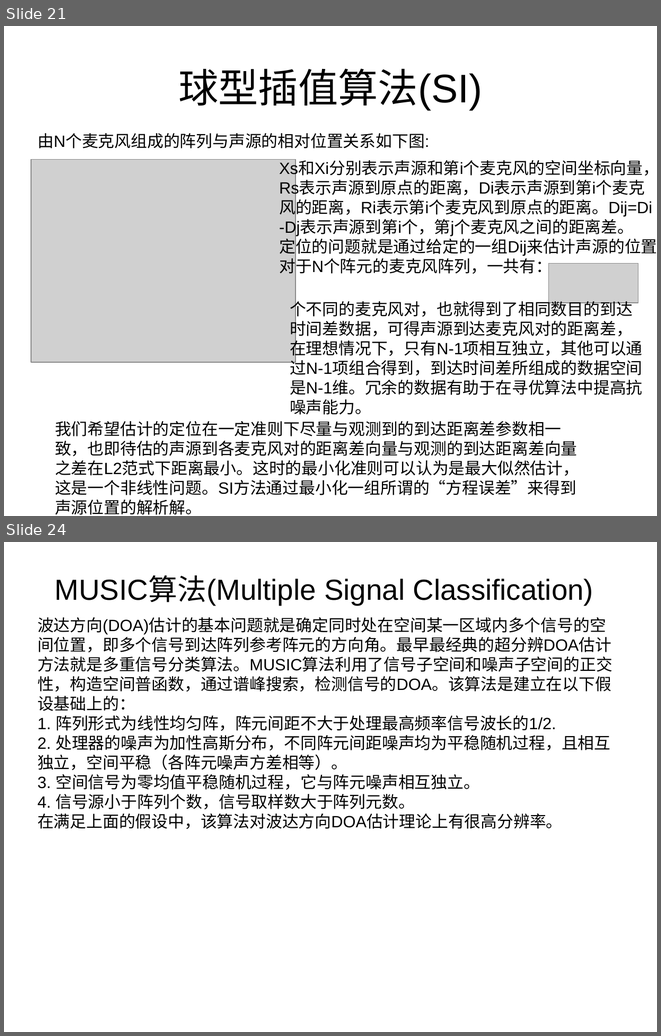
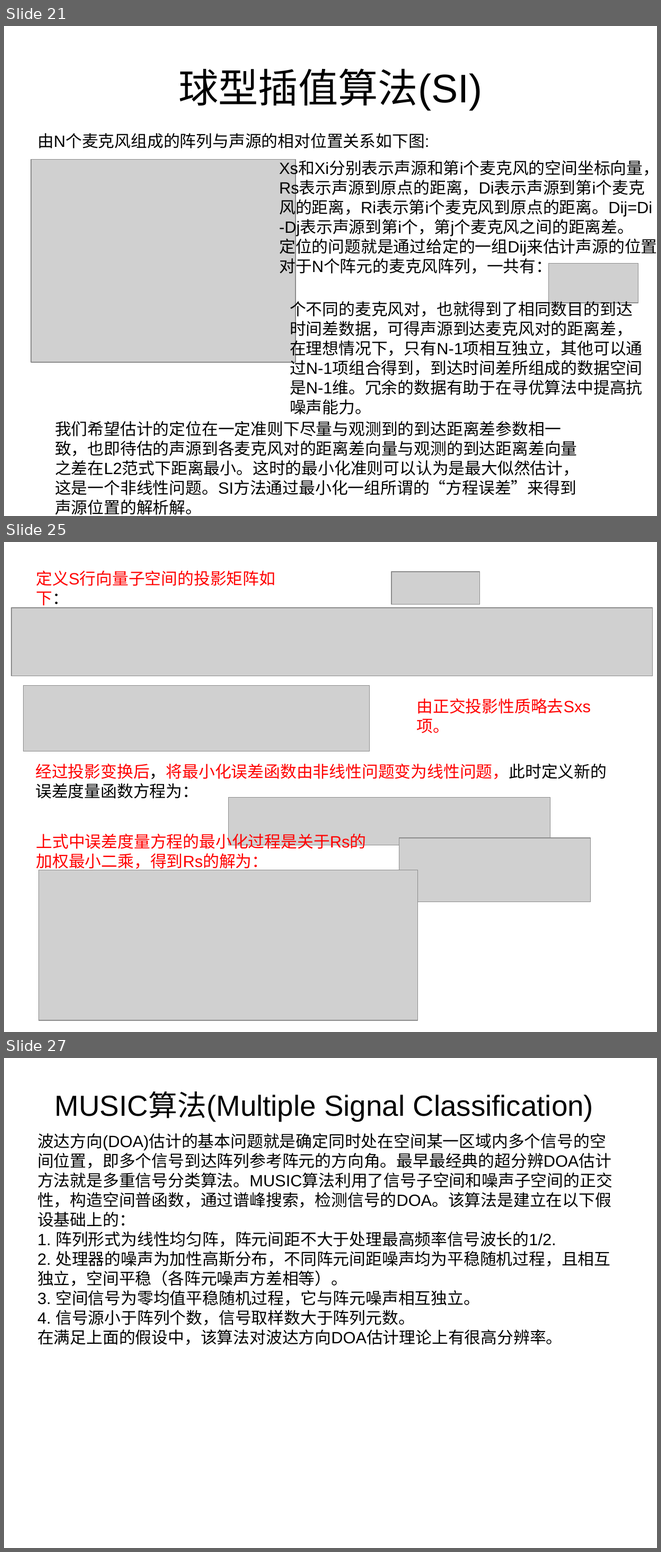
Before and after one commit to hangxiu/machine-Learning, a slide deck: tensorflow_Learning_practice/DOA基础.ppt. Shown one above the other, each under a label of ours: slides 21 and 24 before the commit, slides 21, 25 and 27 after it; the slides between them are not shown. The pictures are 661x1036 and 661x1552 pixels, drawn with LibreOffice and Linux fonts; fonts in the diff are those of the drawing; grey boxes stand for pictures. Boxes give left, top, right and bottom in pixels: in the first picture for what was removed or moved away, otherwise in the second. Text is boxed around its words. In the diff, an @@ line names an element or a change of style, - is before the commit and + after.

```diff
--- a/tensorflow_Learning_practice/DOA基础.ppt
+++ b/tensorflow_Learning_practice/DOA基础.ppt
@@ slide 25 added at (4,542,657,1032), background #FFFFFF @@
@@ text added at (36,571,275,586), 18 pt, text #FF0000 @@
+定义S行向量子空间的投影矩阵如下：
@@ picture added at (391,571,479,604) @@
@@ picture added at (11,608,652,676) @@
@@ picture added at (24,685,370,751) @@
@@ text added at (416,698,591,733), 18 pt, text #FF0000 @@
+由正交投影性质略去Sxs项。
@@ text added at (35,764,607,799), 18 pt, text #FF0000 @@
+经过投影变换后，将最小化误差函数由非线性问题变为线性问题，此时定义新的误差度量函数方程为：
@@ picture added at (229,797,550,845) @@
@@ text added at (36,830,366,871), 18 pt, text #FF0000 @@
+上式中误差度量方程的最小化过程是关于Rs的加权最小二乘，得到Rs的解为：
@@ picture added at (399,838,590,902) @@
@@ picture added at (38,870,417,1020) @@
@@ what was slide 24 is now slide 27 @@
```
Also in this commit, not shown: 2 slides changed, 3 other slides added, 1 slide removed.
